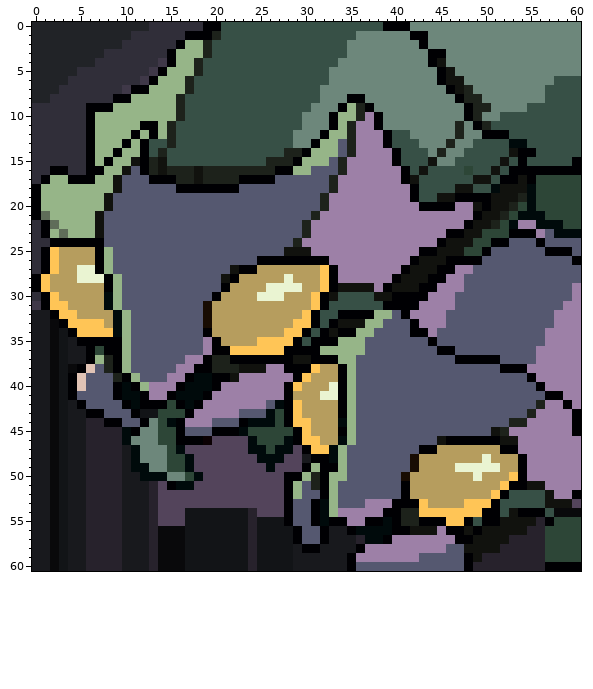
Pixel-art sprite -- img/portraits/enemy/DNT_Termites2.png. That is the earlier state.
The file is 61x61 pixels. Colours within 5 levels of each other are drawn and written as one.
And afterwards:
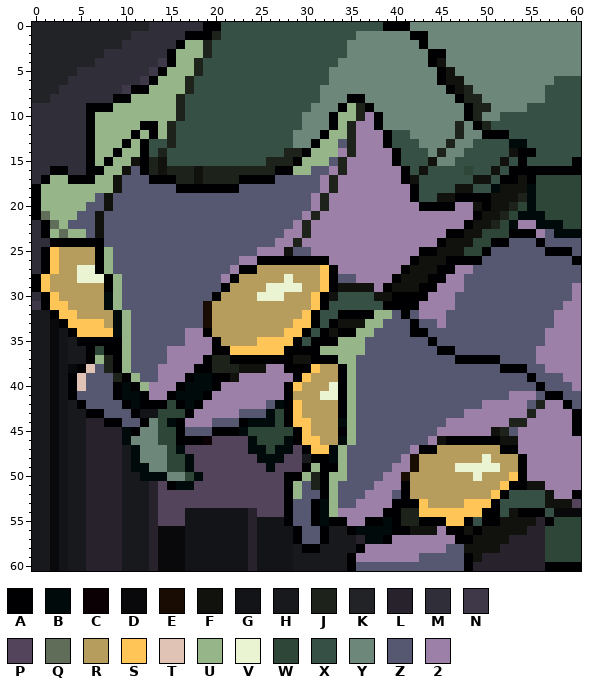
Palette (. is transparent): A #000003  B #000a0b  C #0b0003  D #09090b  E #180c03  F #11120e  G #121417  H #18191d  J #1d221b  K #212327  L #27222c  M #302e39  N #3f3848  P #53445b  Q #5f6d59  R #b69d5e  S #ffc556  T #e0c3b5  U #96b588  V #eaf4d2  W #2d4637  X #375046  Y #6d877b  Z #555870  2 #9d80a7
Difference:
@@ x 2..37 @@
 13 MMMMAUUUAUAXXJXXXXXXXXXXXXXYYAUUZJ22
-14 MMMMAUUAUUAXJXXXXXXXXXXXXXJJAUUUZJ22
+14 MMMMAUUAUUAXJXXXXXXXXXXXXXJJAUUU2J22
 15 MMMMAUAUUFAJFXXXXXXXXXXXJJJAUUUZJ222
-16 AAMMAAUUFZAJFJJJFJJJJJJJJAAUUZZZJ222
-17 UUAAAUUFZZZAAAJJFJJJJAAAAZZZZZZJ2222
-18 UUUUUUUFZZZZZZAAAAAAAZZZZZZZZZZJ2222
-19 UUUUUUFZZZZZZZZZZZZZZZZZZZZZZZJ22222
-20 UUUUUUFZZZZZZZZZZZZZZZZZZZZZZZJ22222
-21 UUUUUFZZZZZZZZZZZZZZZZZZZZZZZJ222222
-22 QUUUUFZZZZZZZZZZZZZZZZZZZZZZJ2222222
-23 UQUUUFZZZZZZZZZZZZZZZZZZZZZZJ2222222
-24 AAAAAAZZZZZZZZZZZZZZZZZZZZZJ22222222
-25 SRRRRAUZZZZZZZZZZZZZZZZZZZFFF2222222
-26 SRRRRAUZZZZZZZZZZZZZZZZAAAAAAAA22222
-27 SRRVVAUZZZZZZZZZZZZZFAARRRRRRRSA2222
-28 RRRVVVAUZZZZZZZZZZZFARRRRRVRRRSA2222
+16 AAMMAAUUFZAJFJJJFJJJJJJJJAAUUZZ2J222
+17 UUAAAUUFZZZAAAJJFJJJJAAAAZZZZZ2J2222
+18 UUUUUUUFZZZZZZAAAAAAAZZZZZZZZZ2J2222
+19 UUUUUZFZZZZZZZZZZZZZZZZZZZZZZ2J22222
+20 UUUUZZFZZZZZZZZZZZZZZZZZZZZZZ2J22222
+21 UUUZZFZZZZZZZZZZZZZZZZZZZZZZ2J222222
+22 QUZZZFZZZZZZZZZZZZZZZZZZZZZ2J2222222
+23 UQUUZFZZZZZZZZZZZZZZZZZZZZ22J2222222
+24 AAAAAAZZZZZZZZZZZZZZZZZZZ22J22222222
+25 SRRRRAUZZZZZZZZZZZZZZZZ222FZZ2222222
+26 SRRRRAUZZZZZZZZZZZZZZ22AAAAAAAA22222
+27 SRRVVAUZZZZZZZZZZZZZ2AARRRRRRRSA2222
+28 RRRVVVAUZZZZZZZZZZZ2ARRRRRVRRRSAZZ22
 29 RRRRRRAUZZZZZZZZZZZARRRRVVVVRRSAFFFF
@@ x 0..60 @@
 31 NASSRRRRBUZZZZZZZZZERRRRRRRRRRRSAXXXXXXAAAA2222ZZZZZZZZZZZZ22
-32 HHASSRRRRBUZZZZZZZZERRRRRRRRRRSAXXAAAAUUZA2222ZZZZZZZZZZZZ222
-33 HHDASSSSRBUZZZZZZZZERRRRRRRRRSSAXAFFFUUZZZA222ZZZZZZZZZZZZ222
-34 HHDGASSSSBUZZZZZZZZARRRRRRRRSSAXAFAAUUZZZZAA2ZZZZZZZZZZZZ2222
-35 HHDGHAAAAAUZZZZZZZZ2ARRRRSSSSAXAAAUUUZZZZZZZAZZZZZZZZZZZZ2222
-36 HHDGHHAWAAUZZZZZZZZ2AASSSSSSAAAAUUUUUZZZZZZZZAAZZZZZZZZZ22222
-37 HHDGHHAUJAUZZZZZZ22AJJAAAAAAAFFAAAUUZZZZZZZZZZZAAAAAZZZZ22222
-38 HHDGDATZJAUZZZZZ22AAJJJFFF22AAASRRAUZZZZZZZZZZZZZZZZAAA222222
-39 HHDGATZZZJAUZZZ22ABBAAF222222ASRRRAUZZZZZZZZZZZZZZZZZZZA22222
-40 HHDGATZZZABAU222ABBBA2222222ASRRRVAUZZZZZZZZZZZZZZZZZZZZA2222
-41 HHDGAZZZZABBA22ABBBA22222222ARRRVVAUZZZZZZZZZZZZZZZZZZZZZAA22
-42 HHDGHAZZZZABAAAWABA2222222ZBASRRRRAUZZZZZZZZZZZZZZZZZZZZJ22A2
-43 HHDGHHAAZZZAGGWWWA22222ZZZBWASRRRRAUZZZZZZZZZZZZZZZZZZZJ2222A
-44 HHDGHHLLAAZZAYWBA222ZZZABBBWASSRRRBUZZZZZZZZZZZZZZZZZJJ22222A
-45 HHDGHHLLLLBAYYWWAZZZAAABWWWWWASRRRAUZZZZZZZZZZZZZZZFJ2222222A
-46 HHDGHHLLLLBYYYWWAAACPPPPBWWWBASSRRBUZZZZZZZZZFAAAAAAFF2222222
-47 HHDGHHLLLLHBYYYWBPPPPPPPBBWBBPASSBUZZZZZZZZAARRRRRRRAA2222222
-48 HHDGHHLLLLHBYYYWWBPPPPPPPBBBPPHAABUZZZZZZZERRRRRRRVRRRA222222
-49 HHDGHHLLLLHBBYYWWBPPPPPPPPBPPPAUAAUZZZZZZZERRRRVVVVVRRA222222
-50 HHDGHHLLLLHHBBBYYWBPPPPPPPPPAAUJAUUZZZZZZERRRRRRRVRRRSA222222
-51 HHDGHHLLLLHHHLPABBPPPPPPPPPPAUZJAUZZZZZZZARRRRRRRRRRSAAFF2222
-52 HHDGHHLLLLHHHLPPPPPPPPPPPPPPAUZZAUZZZZZZZARRRRRRRRRSAXXXXF22A
-53 HHDGHHLLLLHHHLPPPPPPPPPPPPPPAZZABUZZZ222AAASRRRRSSSAXXXXXFFFP
+32 HHASSRRRRBUZZZZZZZZERRRRRRRRRRSAXXAAAAUUZAZ222ZZZZZZZZZZZZ222
+33 HHDASSSSRBUZZZZZZZZERRRRRRRRRSSAXAFFFUUZZZAZZ2ZZZZZZZZZZZZ222
+34 HHDGASSSSBUZZZZZZ22ARRRRRRRRSSAXAFAAUUZZZZAAZZZZZZZZZZZZZ2222
+35 HHDGHAAAAAUZZZZZZ222ARRRRSSSSAXAAAUUUZZZZZZZAZZZZZZZZZZZZ2222
+36 HHDGHHAWAAUZZZZ22222AASSSSSSAAAAUUUUUZZZZZZZZAAZZZZZZZZZ22222
+37 HHDGHHAUJAUZZZZ2222AJJAAAAAAAFFAAAUUZZZZZZZZZZZAAAAAZZZZ22222
+38 HHDGDATZJAUZZZ2222AAJJJFFF22AAASRRAUZZZZZZZZZZZZZZZZAAAZZ2222
+39 HHDGATZZZJAUZZ222ABBAAF222222ASRRRAUZZZZZZZZZZZZZZZZZZZAZZZ22
+40 HHDGATZZZABAU222ABBBA2222222ASRRRVAUZZZZZZZZZZZZZZZZZZZZAZZZ2
+41 HHDGAZZZZABBA22ABBBA22222222ARRRVVAUZZZZZZZZZZZZZZZZZ222ZAAZZ
+42 HHDGHAZZZZABAAAWABA2222222ZBASRRRRAUZZZZZZZZZZZZZZ22222ZJ22AZ
+43 HHDGHHAAZZZAGGWWWA22222ZZZBWASRRRRAUZZZZZZZZZZZZ2222222J2222A
+44 HHDGHHLLAAZZAYWBA222ZZZABBBWASSRRRBUZZZZZZZZZZ2222222JJ22222A
+45 HHDGHHLLLLBAYYWWAZZZAAABWWWWWASRRRAUZZZZZZZZZ222222FJZ222222A
+46 HHDGHHLLLLBYYYWWAAACPPPPBWWWBASSRRBUZZZZZZZZ2FAAAAAAFF2222222
+47 HHDGHHLLLLHBYYYWBPPPPPPPBBWBBPASSBUZZZZZZZ2AARRRRRRRAA2222222
+48 HHDGHHLLLLHBYYYWWBPPPPPPPBBBPPHAABUZZZZZZ2ERRRRRRRVRRRA222222
+49 HHDGHHLLLLHBBYYWWBPPPPPPPPBPPPAUAAUZZZZZ22ERRRRVVVVVRRA222222
+50 HHDGHHLLLLHHBBBYYWBPPPPPPPPPAAUJAUUZZZZ22ERRRRRRRVRRRSA222222
+51 HHDGHHLLLLHHHLPABBPPPPPPPPPPAUZJAUZZZZ222ARRRRRRRRRRSAAFF2222
+52 HHDGHHLLLLHHHLPPPPPPPPPPPPPPAUZZAUZZZ222ZARRRRRRRRRSAXXXXF22A
+53 HHDGHHLLLLHHHLPPPPPPPPPPPPPPAZZABUZZ2222AAASRRRRSSSAXXXXXFFFP
 54 HHDGHHLLLLHHHLPPPGGGGGGGLPPPAZZABU22222AAJJSSSSSSSAAXFAAAXDDD
Boxes around the changes in both pictures, in picture pixels (x1, y1, x2, y2):
changed: (221, 148, 356, 283)
changed: (68, 193, 104, 238)
changed: (410, 310, 437, 337)
changed: (158, 328, 203, 382)
changed: (356, 364, 581, 508)
